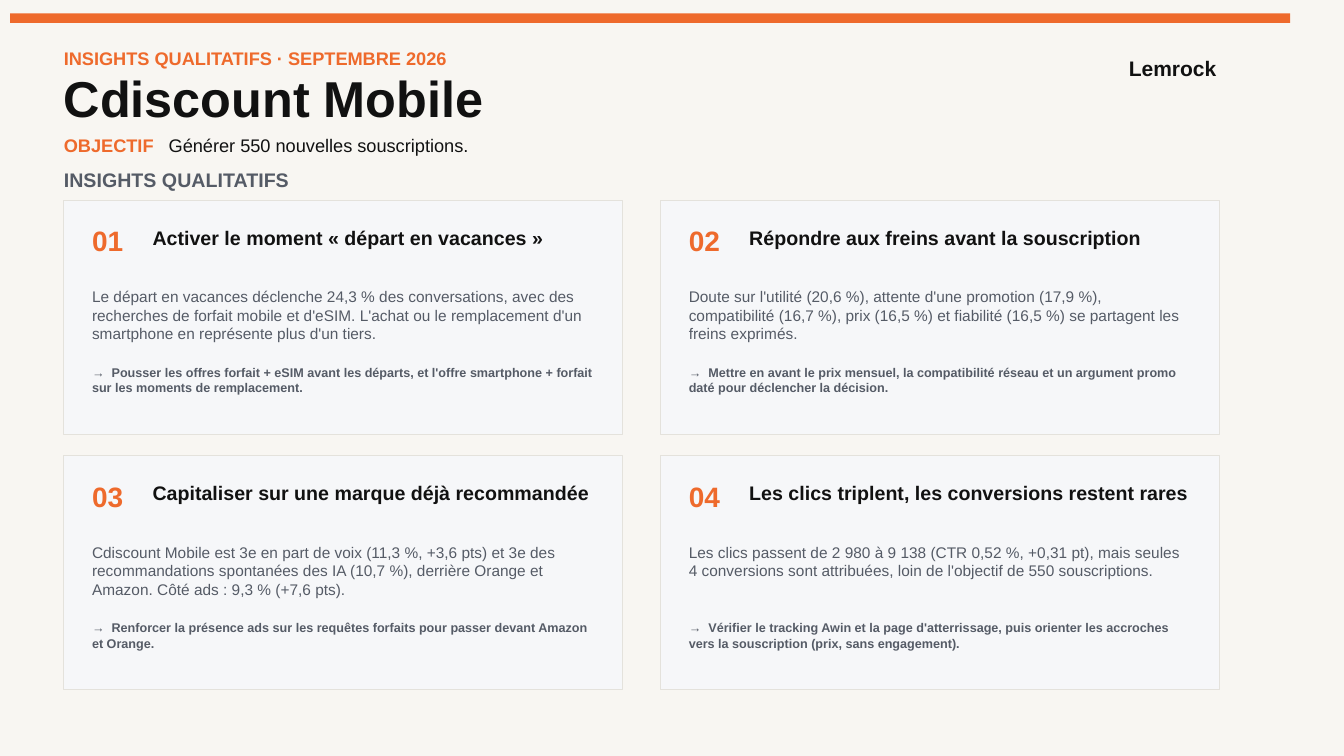
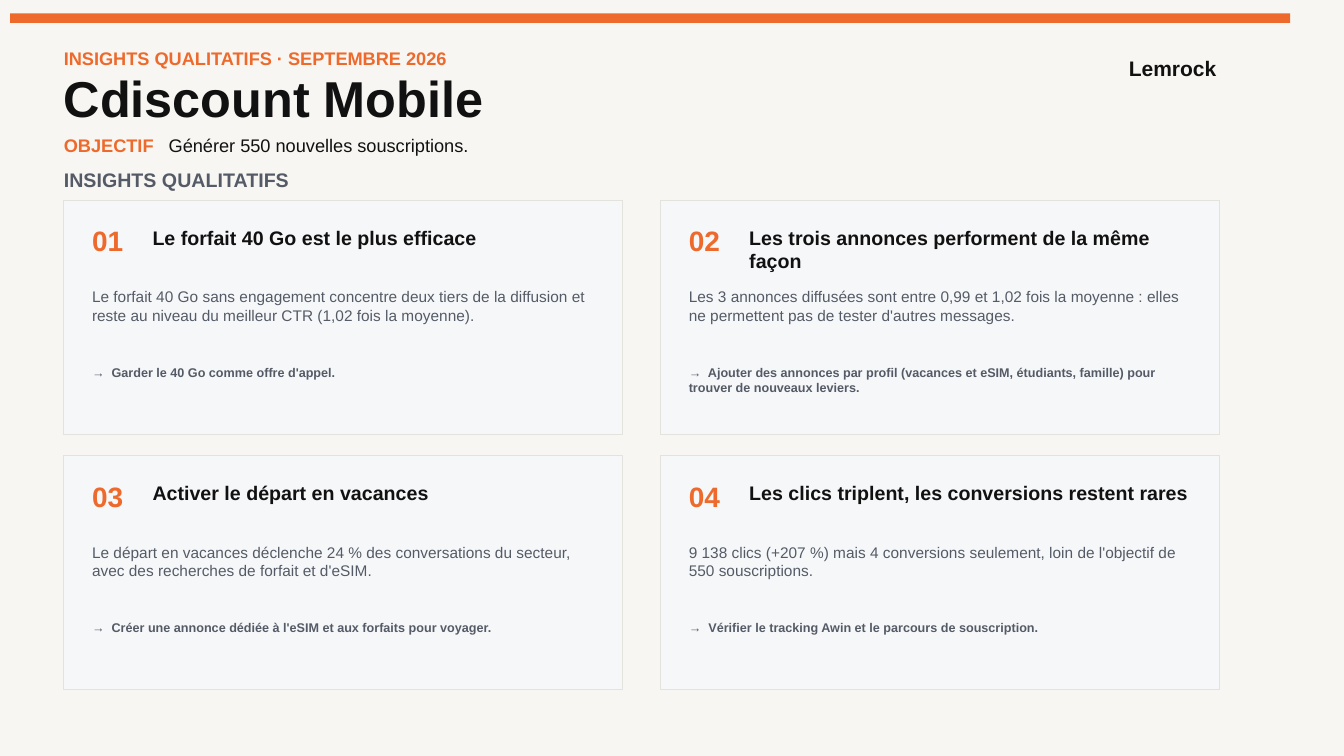
Before and after one commit to stephanemonmarson-creator/Lemrock, a slide deck: slide 12 of rapports/septembre/121026_Customer Success_Septembre 26.pptx (slide 14 before the commit). Drawn at 1344x756 pixels with LibreOffice and Linux fonts; fonts in the diff are those of the drawing. Boxes give left, top, right and bottom in pixels: in the first picture for what was removed or moved away, otherwise in the second. Text is boxed around its words. In the diff, an @@ line names an element or a change of style, - is before the commit and + after.

```diff
--- a/rapports/septembre/121026_Customer Success_Septembre 26.pptx
+++ b/rapports/septembre/121026_Customer Success_Septembre 26.pptx
@@ text at bbox=[153, 230, 476, 249]: text changed @@
-Activer le moment « départ en vacances »
+Le forfait 40 Go est le plus efficace
@@ text at bbox=[749, 230, 1150, 272]: text changed @@
-Répondre aux freins avant la souscription
+Les trois annonces performent de la même façon
@@ text at bbox=[92, 291, 585, 324]: text changed @@
-Le départ en vacances déclenche 24,3 % des conversations, avec des recherches de forfait mobile et d'eSIM. L'achat ou le remplacement d'un smartphone en représente plus d'un tiers.
+Le forfait 40 Go sans engagement concentre deux tiers de la diffusion et reste au niveau du meilleur CTR (1,02 fois la moyenne).
@@ text at bbox=[689, 290, 1179, 324]: text changed @@
-Doute sur l'utilité (20,6 %), attente d'une promotion (17,9 %), compatibilité (16,7 %), prix (16,5 %) et fiabilité (16,5 %) se partagent les freins exprimés.
+Les 3 annonces diffusées sont entre 0,99 et 1,02 fois la moyenne : elles ne permettent pas de tester d'autres messages.
@@ text at bbox=[112, 368, 335, 380]: text changed @@
-→ Pousser les offres forfait + eSIM avant les départs, et l'offre smartphone + forfait sur les moments de remplacement.
+→ Garder le 40 Go comme offre d'appel.
@@ text at bbox=[689, 367, 1155, 392]: text changed @@
-→ Mettre en avant le prix mensuel, la compatibilité réseau et un argument promo daté pour déclencher la décision.
+→ Ajouter des annonces par profil (vacances et eSIM, étudiants, famille) pour trouver de nouveaux leviers.
@@ text at bbox=[153, 485, 428, 504]: text changed @@
-Capitaliser sur une marque déjà recommandée
+Activer le départ en vacances
@@ text at bbox=[92, 546, 570, 576]: text changed @@
-Cdiscount Mobile est 3e en part de voix (11,3 %, +3,6 pts) et 3e des recommandations spontanées des IA (10,7 %), derrière Orange et Amazon. Côté ads : 9,3 % (+7,6 pts).
+Le départ en vacances déclenche 24 % des conversations du secteur, avec des recherches de forfait et d'eSIM.
@@ text at bbox=[689, 547, 1175, 579]: text changed @@
-Les clics passent de 2 980 à 9 138 (CTR 0,52 %, +0,31 pt), mais seules 4 conversions sont attribuées, loin de l'objectif de 550 souscriptions.
+9 138 clics (+207 %) mais 4 conversions seulement, loin de l'objectif de 550 souscriptions.
@@ text at bbox=[112, 622, 491, 635]: text changed @@
-→ Renforcer la présence ads sur les requêtes forfaits pour passer devant Amazon et Orange.
+→ Créer une annonce dédiée à l'eSIM et aux forfaits pour voyager.
@@ text at bbox=[708, 622, 1038, 635]: text changed @@
-→ Vérifier le tracking Awin et la page d'atterrissage, puis orienter les accroches vers la souscription (prix, sans engagement).
+→ Vérifier le tracking Awin et le parcours de souscription.
```
Also in this commit, not shown: 35 other slides changed, 8 slides removed, 48 other files.
